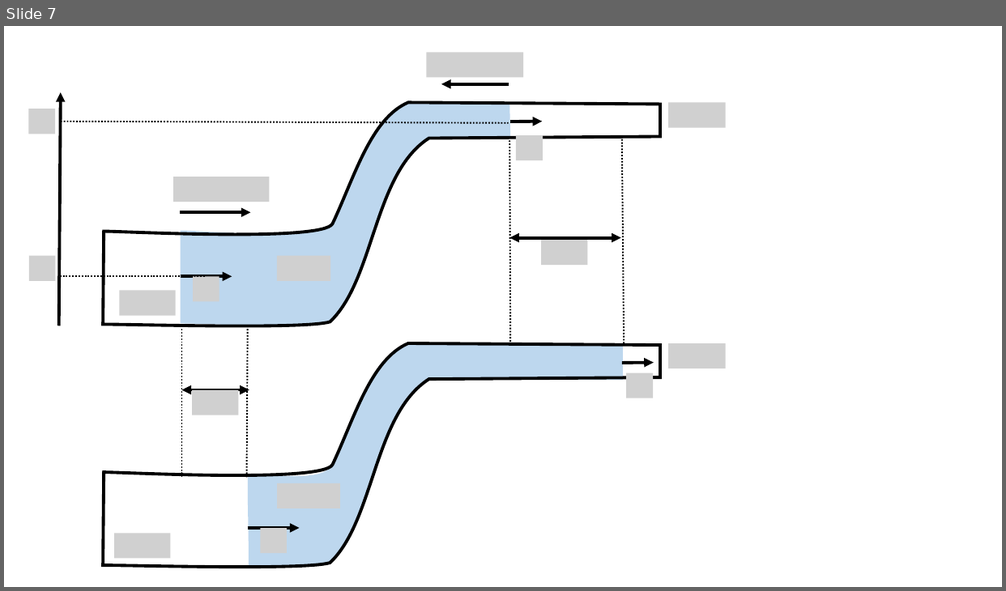
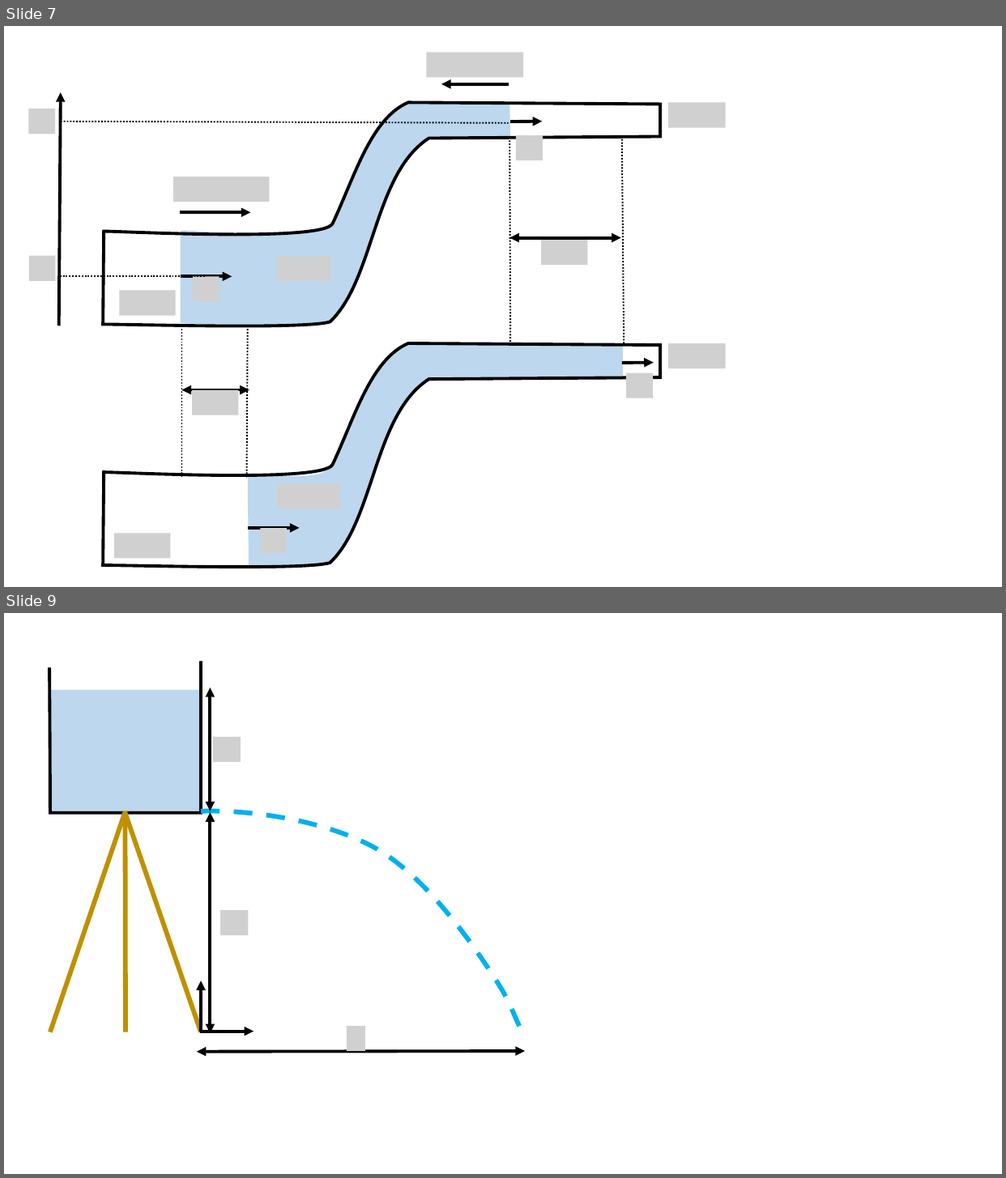
Before and after one commit to OSTP/PhysicsArtofModelling, a slide deck: tex/figures/FluidMechanics/Figures.pptx. Shown one above the other, each under a label of ours: slide 7 before the commit, slides 7 and 9 after it; the slides between them are not shown. The pictures are 1006x591 and 1006x1178 pixels, drawn with LibreOffice and Linux fonts; fonts in the diff are those of the drawing; grey boxes stand for pictures; background and template pictures are left out. Boxes give left, top, right and bottom in pixels: in the first picture for what was removed or moved away, otherwise in the second. Text is boxed around its words. In the diff, an @@ line names an element or a change of style, - is before the commit and + after.

```diff
--- a/tex/figures/FluidMechanics/Figures.pptx
+++ b/tex/figures/FluidMechanics/Figures.pptx
@@ slide 9 added at bbox=[4, 613, 1002, 1174], background #FFFFFF @@
@@ arrow added from (201, 1032) to (201, 982), #000000 3 pt @@
@@ arrow added from (200, 1032) to (253, 1032), #000000 3 pt @@
@@ group added at bbox=[49, 661, 525, 1052]: 3 lines, 3 double arrows, 3 pictures, 2 freeform shapes, 1 rectangle @@
```
Also in this commit, not shown: 1 slide changed, 3 other slides added, 1 slide removed, 7 other files.
